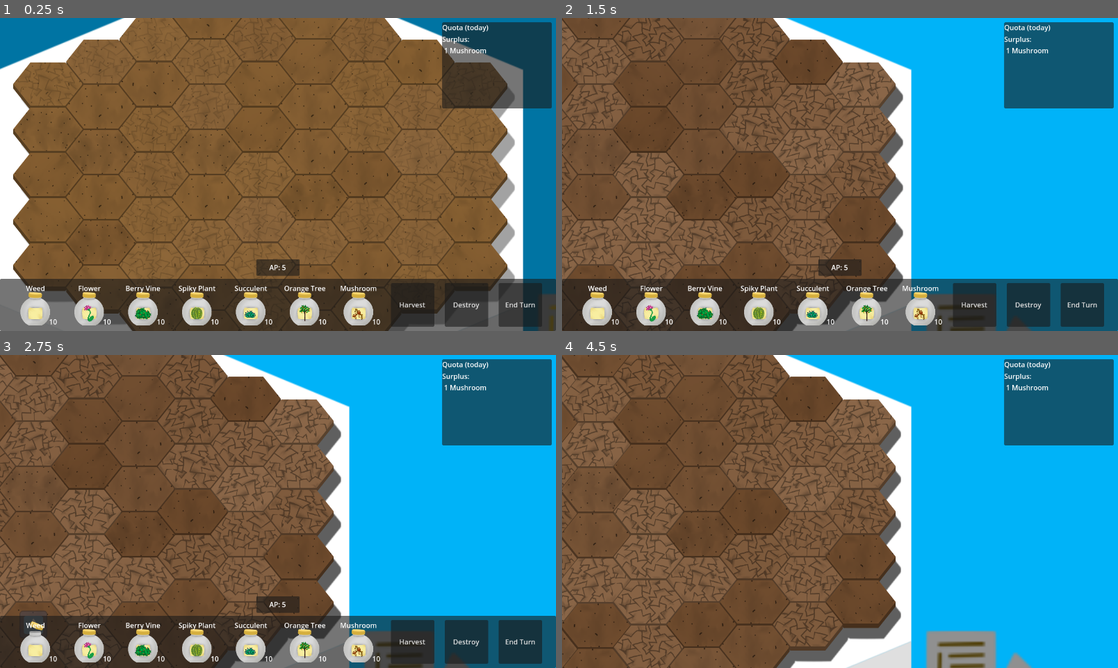
Above: before the commit, frames 1-4 (two rows, left to right).
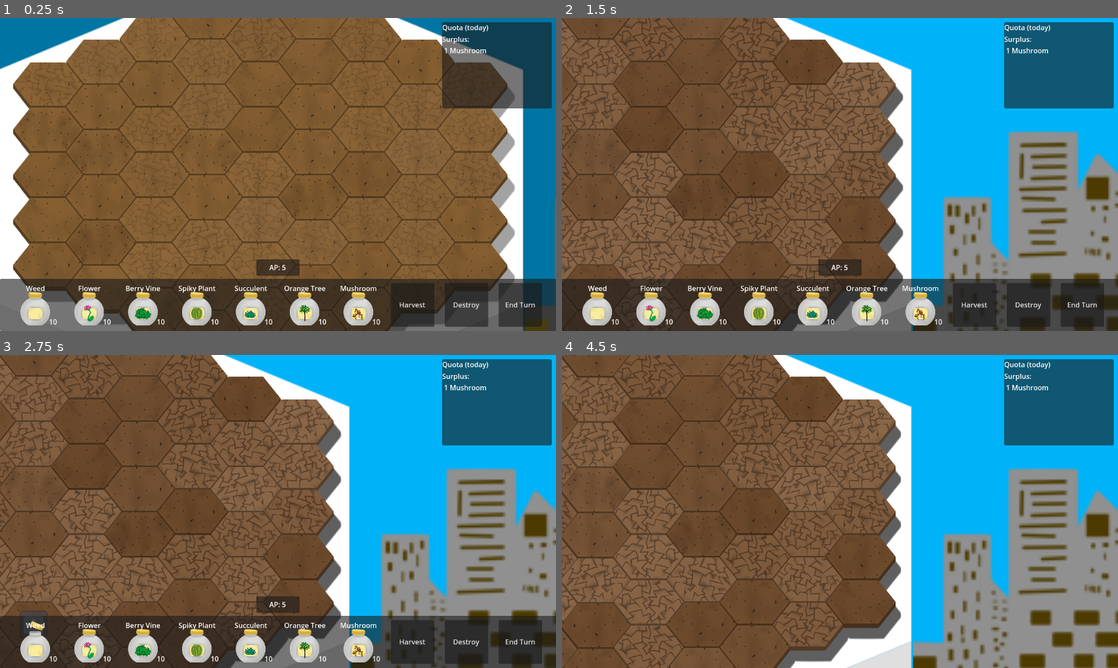
Above: after the commit, the same moments.

Repository: CiaranWoodward/LD54
Game: Godot game, scene res://Level.tscn
Same seed, same stepped clock (60 frames per second), same inputs: the game is played once before the commit and once after it. The engine's default icon, where the game draws it, is replaced by a stand-in: a white triangle on a blue panel in a dark square.
Inputs (mouse positions are in pixels of both pictures, inside the frame that each line leads up to):
- Up to frame 1 (0.25 s): no input
- Up to frame 2 (1.5 s): move the mouse to (962, 158) at 0.52 s; hold Right (ui_right) 0.53-1.25 s; click (962, 158) at 0.6 s; drag from (728, 190) to (812, 237) at 1.27 s
- Up to frame 3 (2.75 s): click (33, 642) at 2.02 s
- Up to frame 4 (4.5 s): click "Harvest" at 2.75 s; click "Destroy" at 3.5 s; click "End Turn" at 4.25 s

The runs differ from the first frame. In frame 1, 0.3% of the frame differs, in the area x 94-100%, y 57-100%; in frame 2, 14%; in frame 3, 14%; in frame 4, 16%, in the area x 63-100%, y 36-100%.

Commit message:
added succulent death anims

Diff:
--- a/Level.tscn
+++ b/Level.tscn
@@ -32,7 +32,7 @@
 point_count = 12
 
 [sub_resource type="Gradient" id="Gradient_70mnh"]
-colors = PackedColorArray(0.804743, 0.804743, 0.804743, 0.741176, 0.894922, 0.894922, 0.894922, 0.937255)
+colors = PackedColorArray(1, 1, 1, 0.894118, 0.783523, 0.783523, 0.783523, 0.937255)
 
 [sub_resource type="TileSetAtlasSource" id="TileSetAtlasSource_golho"]
 texture = ExtResource("1_k5ldj")
@@ -303,56 +303,58 @@
 texture = SubResource("GradientTexture1D_1aqi2")
 
 [node name="Buildings" type="Node2D" parent="Sky"]
+position = Vector2(0, -373)
 
 [node name="BackLeft" type="Sprite2D" parent="Sky/Buildings"]
 self_modulate = Color(0.784314, 0.784314, 0.784314, 1)
 z_index = 1
-position = Vector2(1277, 2080)
+position = Vector2(1160, 2080)
 scale = Vector2(5, 5)
 texture = ExtResource("2_hutii")
 
 [node name="BackRight" type="Sprite2D" parent="Sky/Buildings"]
 self_modulate = Color(0.784314, 0.784314, 0.784314, 1)
 z_index = 1
-position = Vector2(4579, 2080)
+position = Vector2(4768, 2080)
 scale = Vector2(5, 5)
 texture = ExtResource("2_hutii")
 
 [node name="FrontLeft" type="Sprite2D" parent="Sky/Buildings"]
 z_index = 5
-position = Vector2(1802, 2422)
+position = Vector2(1353, 2422)
 scale = Vector2(-5, 5)
 texture = ExtResource("2_hutii")
 
 [node name="FrontRight" type="Sprite2D" parent="Sky/Buildings"]
 z_index = 5
-position = Vector2(4420, 2422)
+position = Vector2(4609, 2422)
 scale = Vector2(-5, 5)
 texture = ExtResource("2_hutii")
 
 [node name="Lights" type="Node2D" parent="Sky"]
+position = Vector2(0, -373)
 
 [node name="BackLeft" type="Sprite2D" parent="Sky/Lights"]
 z_index = 1
-position = Vector2(1277, 2080)
+position = Vector2(1160, 2080)
 scale = Vector2(5, 5)
 texture = ExtResource("3_agx13")
 
 [node name="BackRight" type="Sprite2D" parent="Sky/Lights"]
 z_index = 1
-position = Vector2(4579, 2080)
+position = Vector2(4768, 2080)
 scale = Vector2(5, 5)
 texture = ExtResource("3_agx13")
 
 [node name="FrontLeft" type="Sprite2D" parent="Sky/Lights"]
 z_index = 6
-position = Vector2(1802, 2422)
+position = Vector2(1353, 2422)
 scale = Vector2(-5, 5)
 texture = ExtResource("3_agx13")
 
 [node name="FrontRight" type="Sprite2D" parent="Sky/Lights"]
 z_index = 6
-position = Vector2(4420, 2422)
+position = Vector2(4609, 2422)
 scale = Vector2(-5, 5)
 texture = ExtResource("3_agx13")
 
@@ -372,31 +374,31 @@
 texture = ExtResource("4_m4jxg")
 
 [node name="Clouds" type="CPUParticles2D" parent="Sky"]
-position = Vector2(0, 1204)
+position = Vector2(0, 530)
 lifetime = 22.0
 texture = ExtResource("5_jlk0o")
 emission_shape = 3
-emission_rect_extents = Vector2(1, 1000)
+emission_rect_extents = Vector2(1, 500)
 spread = 0.0
 gravity = Vector2(0, 0)
 initial_velocity_min = 200.0
 initial_velocity_max = 400.0
 scale_amount_min = 0.8
-scale_amount_max = 3.0
+scale_amount_max = 2.0
 color_initial_ramp = SubResource("Gradient_70mnh")
 
 [node name="Clouds2" type="CPUParticles2D" parent="Sky"]
-position = Vector2(0, 1204)
+position = Vector2(0, 803)
 lifetime = 22.0
 texture = ExtResource("6_0eb5p")
 emission_shape = 3
-emission_rect_extents = Vector2(1, 1000)
+emission_rect_extents = Vector2(1, 500)
 spread = 0.0
 gravity = Vector2(0, 0)
 initial_velocity_min = 200.0
 initial_velocity_max = 400.0
 scale_amount_min = 0.8
-scale_amount_max = 3.0
+scale_amount_max = 2.0
 color_initial_ramp = SubResource("Gradient_70mnh")
 
 [node name="Pillar" type="Node2D" parent="."]
--- a/Plants/Succulent.tscn
+++ b/Plants/Succulent.tscn
@@ -1,7 +1,22 @@
-[gd_scene load_steps=20 format=3 uid="uid://bvvjcadholer7"]
+[gd_scene load_steps=26 format=3 uid="uid://bvvjcadholer7"]
 
 [ext_resource type="Script" path="res://Plants/Succulent.gd" id="1_msnik"]
 [ext_resource type="Texture2D" uid="uid://bia0chdt6cje0" path="res://Graphics/Plants/Succulent/Succulent0000.png" id="2_qsf6e"]
+[ext_resource type="Texture2D" uid="uid://k5p2jwwwspnu" path="res://Graphics/Plants/Succulent/Dead0000.png" id="3_1jnwq"]
+
+[sub_resource type="SpriteFrames" id="SpriteFrames_pn2pd"]
+animations = [{
+"frames": [{
+"duration": 1.0,
+"texture": ExtResource("2_qsf6e")
+}, {
+"duration": 1.0,
+"texture": ExtResource("3_1jnwq")
+}],
+"loop": true,
+"name": &"default",
+"speed": 5.0
+}]
 
 [sub_resource type="Animation" id="Animation_d6owu"]
 resource_name = "Big"
@@ -108,10 +123,8 @@
 "values": [0.0, 0.0]
 }
 
-[sub_resource type="Animation" id="Animation_v2yd4"]
-resource_name = "Idle"
-length = 12.0
-loop_mode = 1
+[sub_resource type="Animation" id="Animation_geb1f"]
+length = 0.001
 tracks/0/type = "value"
 tracks/0/imported = false
 tracks/0/enabled = true
@@ -119,10 +132,10 @@
 tracks/0/interp = 1
 tracks/0/loop_wrap = true
 tracks/0/keys = {
-"times": PackedFloat32Array(0, 0.2, 0.4, 1.1),
-"transitions": PackedFloat32Array(0.574349, 1.86607, 1, 1),
-"update": 0,
-"values": [Vector2(1, 1), Vector2(1, 0.9), Vector2(1, 1), Vector2(1, 1)]
+"times": PackedFloat32Array(0),
+"transitions": PackedFloat32Array(1),
+"update": 0,
+"values": [Vector2(1, 1)]
 }
 tracks/1/type = "value"
 tracks/1/imported = false
@@ -131,10 +144,10 @@
 tracks/1/interp = 1
 tracks/1/loop_wrap = true
 tracks/1/keys = {
-"times": PackedFloat32Array(0, 1.1),
-"transitions": PackedFloat32Array(1, 1),
-"update": 0,
-"values": [Vector2(0, 26), Vector2(0, 26)]
+"times": PackedFloat32Array(0),
+"transitions": PackedFloat32Array(1),
+"update": 0,
+"values": [Vector2(0, 26)]
 }
 tracks/2/type = "value"
 tracks/2/imported = false
@@ -143,10 +156,10 @@
 tracks/2/interp = 1
 tracks/2/loop_wrap = true
 tracks/2/keys = {
-"times": PackedFloat32Array(0, 1.1),
-"transitions": PackedFloat32Array(1, 1),
-"update": 0,
-"values": [0.0, 0.0]
+"times": PackedFloat32Array(0),
+"transitions": PackedFloat32Array(1),
+"update": 0,
+"values": [0.0]
 }
 tracks/3/type = "value"
 tracks/3/imported = false
@@ -155,61 +168,34 @@
 tracks/3/interp = 1
 tracks/3/loop_wrap = true
 tracks/3/keys = {
-"times": PackedFloat32Array(0, 1.1),
-"transitions": PackedFloat32Array(1, 1),
-"update": 0,
-"values": [0.0, 0.0]
-}
-
-[sub_resource type="Animation" id="Animation_geb1f"]
-length = 0.001
-tracks/0/type = "value"
-tracks/0/imported = false
-tracks/0/enabled = true
-tracks/0/path = NodePath("Succulent:scale")
-tracks/0/interp = 1
-tracks/0/loop_wrap = true
-tracks/0/keys = {
-"times": PackedFloat32Array(0),
-"transitions": PackedFloat32Array(1),
-"update": 0,
-"values": [Vector2(1, 1)]
-}
-tracks/1/type = "value"
-tracks/1/imported = false
-tracks/1/enabled = true
-tracks/1/path = NodePath("Succulent:position")
-tracks/1/interp = 1
-tracks/1/loop_wrap = true
-tracks/1/keys = {
-"times": PackedFloat32Array(0),
-"transitions": PackedFloat32Array(1),
-"update": 0,
-"values": [Vector2(0, 26)]
-}
-tracks/2/type = "value"
-tracks/2/imported = false
-tracks/2/enabled = true
-tracks/2/path = NodePath("Succulent:skew")
-tracks/2/interp = 1
-tracks/2/loop_wrap = true
-tracks/2/keys = {
 "times": PackedFloat32Array(0),
 "transitions": PackedFloat32Array(1),
 "update": 0,
 "values": [0.0]
 }
-tracks/3/type = "value"
-tracks/3/imported = false
-tracks/3/enabled = true
-tracks/3/path = NodePath("Succulent:rotation")
-tracks/3/interp = 1
-tracks/3/loop_wrap = true
-tracks/3/keys = {
-"times": PackedFloat32Array(0),
-"transitions": PackedFloat32Array(1),
-"update": 0,
-"values": [0.0]
+tracks/4/type = "value"
+tracks/4/imported = false
+tracks/4/enabled = true
+tracks/4/path = NodePath("Succulent:frame")
+tracks/4/interp = 1
+tracks/4/loop_wrap = true
+tracks/4/keys = {
+"times": PackedFloat32Array(0),
+"transitions": PackedFloat32Array(1),
+"update": 1,
+"values": [0]
+}
+tracks/5/type = "value"
+tracks/5/imported = false
+tracks/5/enabled = true
+tracks/5/path = NodePath("Succulent:self_modulate")
+tracks/5/interp = 1
+tracks/5/loop_wrap = true
+tracks/5/keys = {
+"times": PackedFloat32Array(0),
+"transitions": PackedFloat32Array(1),
+"update": 0,
+"values": [Color(1, 1, 1, 1)]
 }
 
 [sub_resource type="Animation" id="Animation_n7kp5"]
@@ -264,27 +250,196 @@
 "update": 0,
 "values": [0.0, 0.0]
 }
+tracks/4/type = "value"
+tracks/4/imported = false
+tracks/4/enabled = true
+tracks/4/path = NodePath("Succulent:frame")
+tracks/4/interp = 1
+tracks/4/loop_wrap = true
+tracks/4/keys = {
+"times": PackedFloat32Array(0),
+"transitions": PackedFloat32Array(1),
+"update": 1,
+"values": [0]
+}
+
+[sub_resource type="Animation" id="Animation_rkhec"]
+resource_name = "Dying"
+length = 0.4
+tracks/0/type = "value"
+tracks/0/imported = false
+tracks/0/enabled = true
+tracks/0/path = NodePath("Succulent:scale")
+tracks/0/interp = 1
+tracks/0/loop_wrap = true
+tracks/0/keys = {
+"times": PackedFloat32Array(0, 0.3, 0.4),
+"transitions": PackedFloat32Array(2.21914, 0.574349, 0.574349),
+"update": 0,
+"values": [Vector2(1, 1), Vector2(0.9, 0.9), Vector2(0.9, 0.9)]
+}
+tracks/1/type = "value"
+tracks/1/imported = false
+tracks/1/enabled = true
+tracks/1/path = NodePath("Succulent:position")
+tracks/1/interp = 1
+tracks/1/loop_wrap = true
+tracks/1/keys = {
+"times": PackedFloat32Array(0, 0.4),
+"transitions": PackedFloat32Array(1, 1),
+"update": 0,
+"values": [Vector2(0, 26), Vector2(0, 26)]
+}
+tracks/2/type = "value"
+tracks/2/imported = false
+tracks/2/enabled = false
+tracks/2/path = NodePath("Succulent:skew")
+tracks/2/interp = 1
+tracks/2/loop_wrap = true
+tracks/2/keys = {
+"times": PackedFloat32Array(0, 0.4),
+"transitions": PackedFloat32Array(1, 1),
+"update": 0,
+"values": [0.0, 0.0]
+}
+tracks/3/type = "value"
+tracks/3/imported = false
+tracks/3/enabled = true
+tracks/3/path = NodePath("Succulent:rotation")
+tracks/3/interp = 1
+tracks/3/loop_wrap = true
+tracks/3/keys = {
+"times": PackedFloat32Array(0, 0.4),
+"transitions": PackedFloat32Array(1, 1),
+"update": 0,
+"values": [0.0, 0.0]
+}
+tracks/4/type = "value"
+tracks/4/imported = false
+tracks/4/enabled = true
+tracks/4/path = NodePath("Succulent:frame")
+tracks/4/interp = 1
+tracks/4/loop_wrap = true
+tracks/4/keys = {
+"times": PackedFloat32Array(0, 0.3),
+"transitions": PackedFloat32Array(1, 1),
+"update": 1,
+"values": [0, 1]
+}
+tracks/5/type = "value"
+tracks/5/imported = false
+tracks/5/enabled = true
+tracks/5/path = NodePath("Succulent:self_modulate")
+tracks/5/interp = 1
+tracks/5/loop_wrap = true
+tracks/5/keys = {
+"times": PackedFloat32Array(0, 0.3, 0.4),
+"transitions": PackedFloat32Array(2.14355, 0.594604, 1),
+"update": 0,
+"values": [Color(1, 1, 1, 1), Color(1, 1, 1, 0), Color(1, 1, 1, 1)]
+}
+
+[sub_resource type="Animation" id="Animation_afrwe"]
+resource_name = "Withered"
+length = 0.2
+loop_mode = 1
+tracks/0/type = "value"
+tracks/0/imported = false
+tracks/0/enabled = true
+tracks/0/path = NodePath("Succulent:scale")
+tracks/0/interp = 1
+tracks/0/loop_wrap = true
+tracks/0/keys = {
+"times": PackedFloat32Array(0, 0.2),
+"transitions": PackedFloat32Array(0.574349, 0.574349),
+"update": 0,
+"values": [Vector2(0.9, 0.9), Vector2(0.9, 0.9)]
+}
+tracks/1/type = "value"
+tracks/1/imported = false
+tracks/1/enabled = true
+tracks/1/path = NodePath("Succulent:position")
+tracks/1/interp = 1
+tracks/1/loop_wrap = true
+tracks/1/keys = {
+"times": PackedFloat32Array(0, 0.2),
+"transitions": PackedFloat32Array(1, 1),
+"update": 0,
+"values": [Vector2(0, 26), Vector2(0, 26)]
+}
+tracks/2/type = "value"
+tracks/2/imported = false
+tracks/2/enabled = false
+tracks/2/path = NodePath("Succulent:skew")
+tracks/2/interp = 1
+tracks/2/loop_wrap = true
+tracks/2/keys = {
+"times": PackedFloat32Array(0, 0.2),
+"transitions": PackedFloat32Array(1, 1),
+"update": 0,
+"values": [0.0, 0.0]
+}
+tracks/3/type = "value"
+tracks/3/imported = false
+tracks/3/enabled = true
+tracks/3/path = NodePath("Succulent:rotation")
+tracks/3/interp = 1
+tracks/3/loop_wrap = true
+tracks/3/keys = {
+"times": PackedFloat32Array(0, 0.2),
+"transitions": PackedFloat32Array(1, 1),
+"update": 0,
+"values": [0.0, 0.0]
+}
+tracks/4/type = "value"
+tracks/4/imported = false
+tracks/4/enabled = true
+tracks/4/path = NodePath("Succulent:frame")
+tracks/4/interp = 1
+tracks/4/loop_wrap = true
+tracks/4/keys = {
+"times": PackedFloat32Array(0),
+"transitions": PackedFloat32Array(1),
+"update": 1,
+"values": [1]
+}
+tracks/5/type = "value"
+tracks/5/imported = false
+tracks/5/enabled = true
+tracks/5/path = NodePath("Succulent:self_modulate")
+tracks/5/interp = 1
+tracks/5/loop_wrap = true
+tracks/5/keys = {
+"times": PackedFloat32Array(0, 0.2),
+"transitions": PackedFloat32Array(2.14355, 1),
+"update": 0,
+"values": [Color(1, 1, 1, 1), Color(1, 1, 1, 1)]
+}
 
 [sub_resource type="AnimationLibrary" id="AnimationLibrary_aehvu"]
 _data = {
 "Big": SubResource("Animation_d6owu"),
+"Dying": SubResource("Animation_rkhec"),
 "Grow": SubResource("Animation_305br"),
-"Idle": SubResource("Animation_v2yd4"),
 "RESET": SubResource("Animation_geb1f"),
-"Small": SubResource("Animation_n7kp5")
+"Small": SubResource("Animation_n7kp5"),
+"Withered": SubResource("Animation_afrwe")
 }
 
 [sub_resource type="AnimationNodeAnimation" id="AnimationNodeAnimation_8b3n7"]
 animation = &"Big"
 
+[sub_resource type="AnimationNodeAnimation" id="AnimationNodeAnimation_eilyt"]
+animation = &"Dying"
+
 [sub_resource type="AnimationNodeAnimation" id="AnimationNodeAnimation_vy005"]
 animation = &"Grow"
 
-[sub_resource type="AnimationNodeAnimation" id="AnimationNodeAnimation_mf8mj"]
-animation = &"Idle"
-
 [sub_resource type="AnimationNodeAnimation" id="AnimationNodeAnimation_fjjit"]
 animation = &"Small"
+
+[sub_resource type="AnimationNodeAnimation" id="AnimationNodeAnimation_yewr1"]
+animation = &"Withered"
 
 [sub_resource type="AnimationNodeStateMachineTransition" id="AnimationNodeStateMachineTransition_bc3t7"]
 switch_mode = 2
@@ -295,16 +450,24 @@
 [sub_resource type="AnimationNodeStateMachineTransition" id="AnimationNodeStateMachineTransition_f6dci"]
 advance_mode = 2
 
+[sub_resource type="AnimationNodeStateMachineTransition" id="AnimationNodeStateMachineTransition_jbo5q"]
+
+[sub_resource type="AnimationNodeStateMachineTransition" id="AnimationNodeStateMachineTransition_8j3f6"]
+switch_mode = 2
+advance_mode = 2
+
 [sub_resource type="AnimationNodeStateMachine" id="AnimationNodeStateMachine_2av8v"]
 states/Big/node = SubResource("AnimationNodeAnimation_8b3n7")
-states/Big/position = Vector2(584, 100)
+states/Big/position = Vector2(534, 100)
+states/Dying/node = SubResource("AnimationNodeAnimation_eilyt")
+states/Dying/position = Vector2(619, 181)
 states/Grow/node = SubResource("AnimationNodeAnimation_vy005")
-states/Grow/position = Vector2(476, 100)
-states/Idle/node = SubResource("AnimationNodeAnimation_mf8mj")
-states/Idle/position = Vector2(476, 193)
+states/Grow/position = Vector2(437, 181)
 states/Small/node = SubResource("AnimationNodeAnimation_fjjit")
-states/Small/position = Vector2(350, 100)
-transitions = ["Grow", "Big", SubResource("AnimationNodeStateMachineTransition_bc3t7"), "Small", "Grow", SubResource("AnimationNodeStateMachineTransition_rhy0p"), "Start", "Small", SubResource("AnimationNodeStateMachineTransition_f6dci")]
+states/Small/position = Vector2(351, 100)
+states/Withered/node = SubResource("AnimationNodeAnimation_yewr1")
+states/Withered/position = Vector2(729, 100)
+transitions = ["Grow", "Big", SubResource("AnimationNodeStateMachineTransition_bc3t7"), "Small", "Grow", SubResource("AnimationNodeStateMachineTransition_rhy0p"), "Start", "Small", SubResource("AnimationNodeStateMachineTransition_f6dci"), "Big", "Dying", SubResource("AnimationNodeStateMachineTransition_jbo5q"), "Dying", "Withered", SubResource("AnimationNodeStateMachineTransition_8j3f6")]
 
 [sub_resource type="Animation" id="Animation_ohfo7"]
 resource_name = "Idle"
@@ -347,9 +510,9 @@
 scale = Vector2(0.5, 0.5)
 script = ExtResource("1_msnik")
 
-[node name="Succulent" type="Sprite2D" parent="."]
+[node name="Succulent" type="AnimatedSprite2D" parent="."]
 position = Vector2(0, 26)
-texture = ExtResource("2_qsf6e")
+sprite_frames = SubResource("SpriteFrames_pn2pd")
 offset = Vector2(0, -138)
 
 [node name="AnimationPlayer" type="AnimationPlayer" parent="."]
@@ -364,7 +527,6 @@
 active = true
 
 [node name="Squidge" type="AnimationPlayer" parent="."]
-autoplay = "Idle"
 libraries = {
 "": SubResource("AnimationLibrary_jg0q3")
 }
